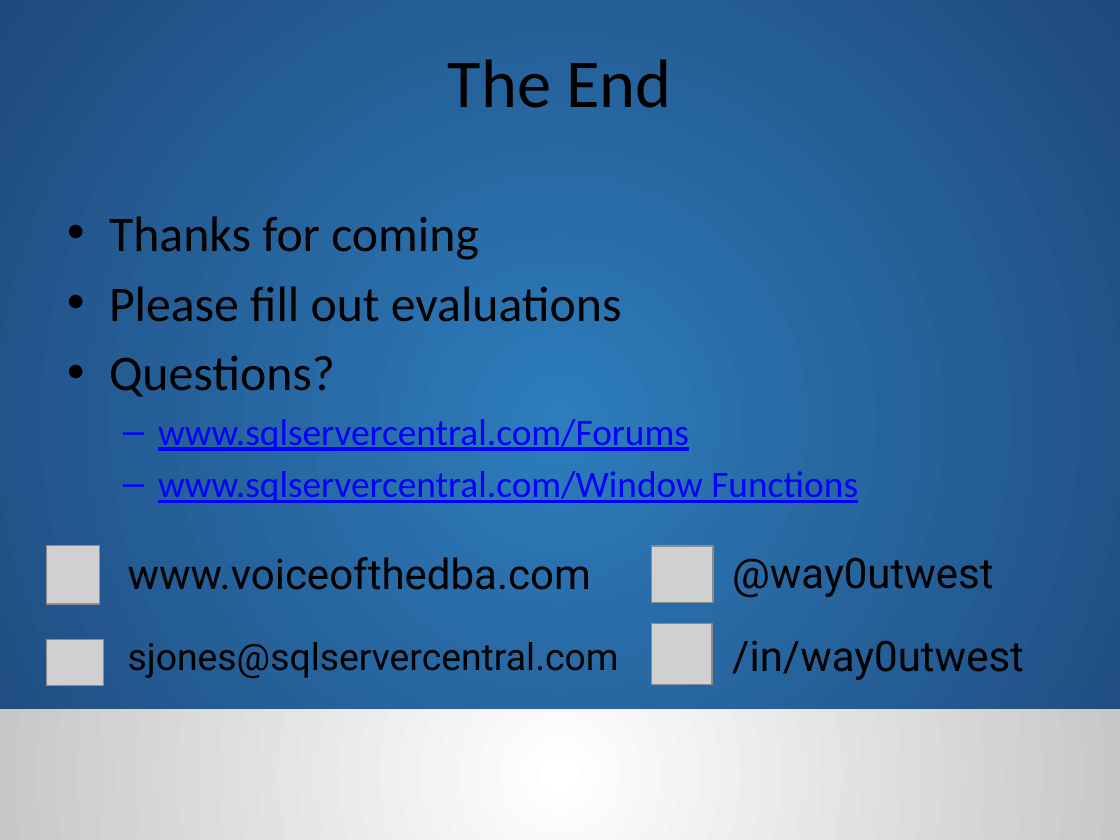
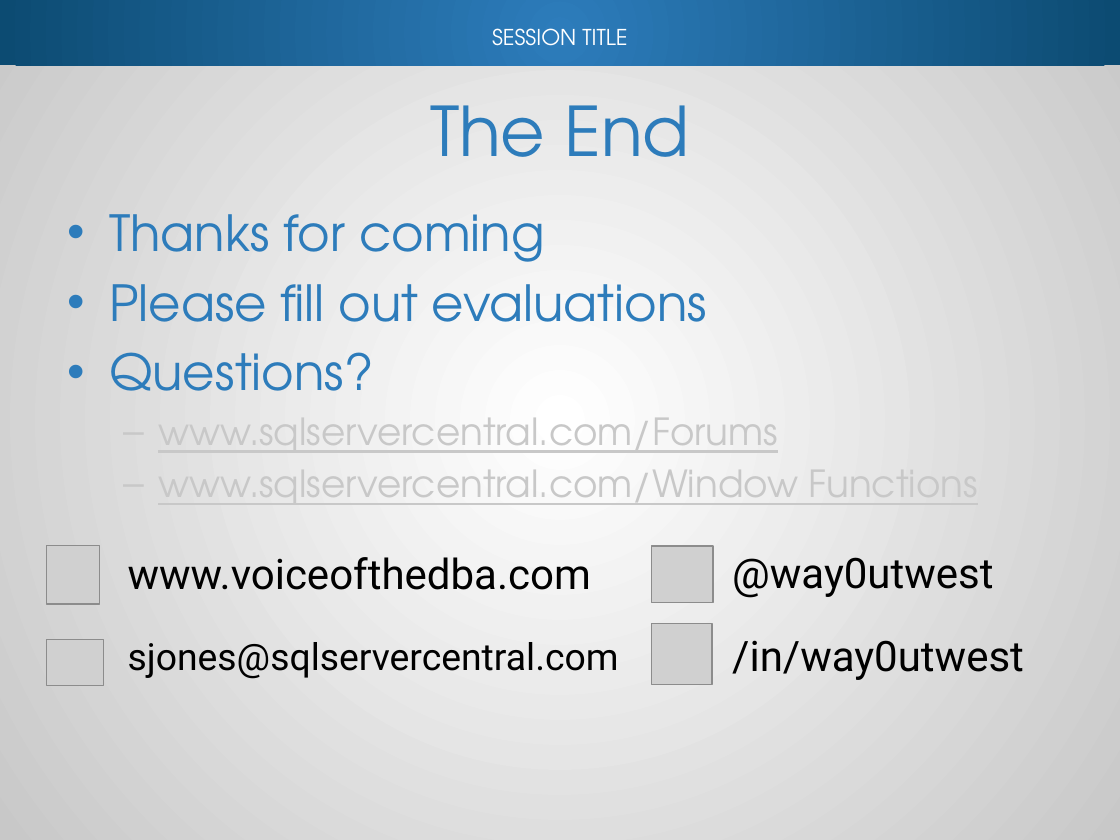
Before and after one commit to reachanu21/T-SQLWindowing, a slide deck: slide 31 of Presentation/TSQL_Windowing.pptx. Drawn at 1120x840 pixels with LibreOffice and Linux fonts; fonts in the diff are those of the drawing; grey boxes stand for pictures; background and template pictures are left out. Boxes give left, top, right and bottom in pixels: in the first picture for what was removed or moved away, otherwise in the second. Text is boxed around its words. In the diff, an @@ line names an element or a change of style, - is before the commit and + after.

```diff
--- a/Presentation/TSQL_Windowing.pptx
+++ b/Presentation/TSQL_Windowing.pptx
@@ rectangle at [0, 0, 1120, 840]: fill gradient #2D7CBB to #1F497D to gradient #FFFFFF to #C8C8C8; shadow on @@
@@ rectangle added at [0, 0, 1120, 65], fill gradient #2D7CBB to #0C4B72 @@
@@ text added at [492, 28, 627, 46], 14 pt, text #FFFFFF @@
+SESSION TITLE
@@ title "The End": place and size @@
-title "The End" at [448, 59, 672, 108]
+title "The End" at [430, 105, 689, 157]
@@ title "The End" at [430, 105, 689, 157]: font Calibri to TeX Gyre Adventor, text colour #000000 to #2D7CBB; vertical alignment top to middle @@
@@ text "Thanks for coming" at [109, 214, 798, 517]: font Calibri to TeX Gyre Adventor; text colour #000000 to #2D7CBB in "Thanks for coming", "Please fill out evaluations", "Questions?"; text colour #0000FF to #C8C8C8 in "www.sqlservercentral.com/Forums", "www.sqlservercentral.com/Window Functions" @@
@@ rectangle removed at [0, 709, 1120, 840] @@
```
Also in this commit, not shown: 31 other slides changed.
